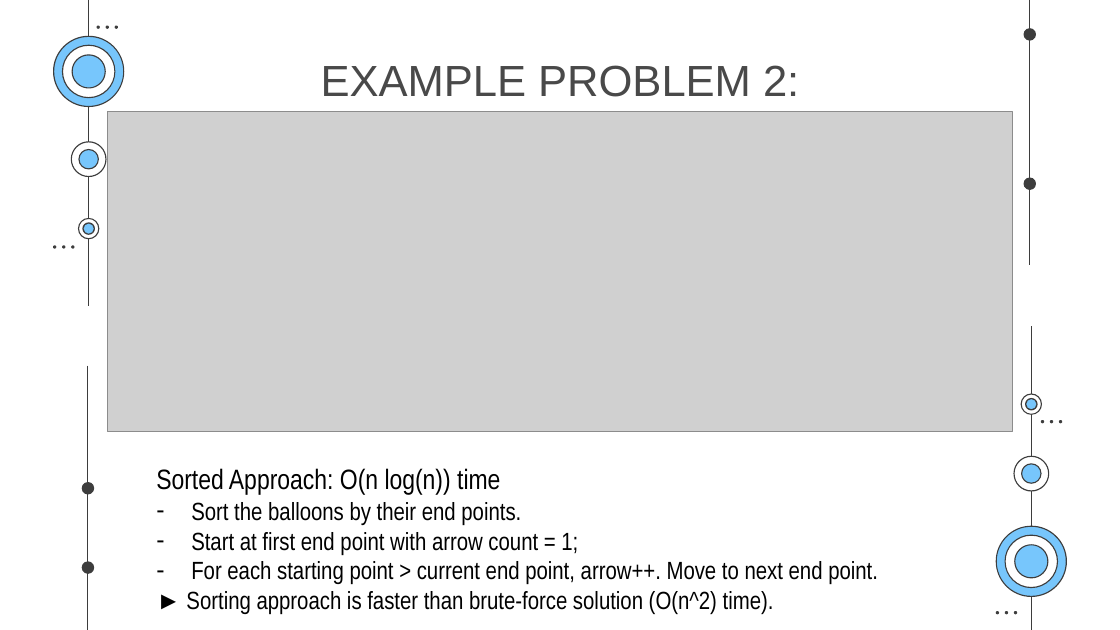
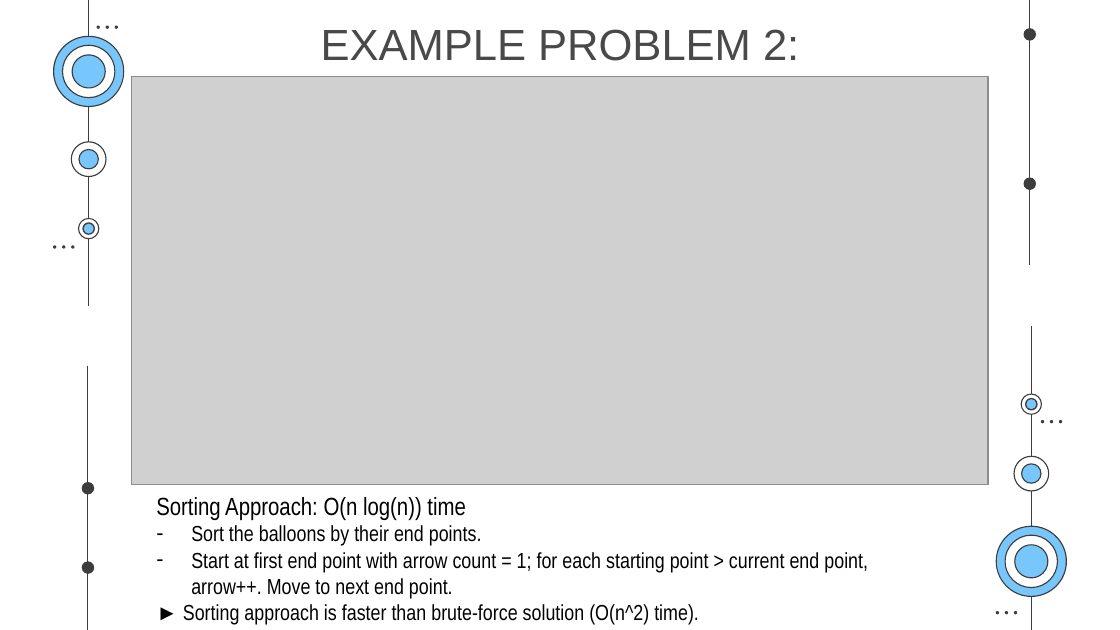
Before and after one commit to pnmq1103/cs163-seminar, a slide deck: slide 119 of presentation.pptx. Drawn at 1120x630 pixels with LibreOffice and Linux fonts; fonts in the diff are those of the drawing; grey boxes stand for pictures. Boxes give left, top, right and bottom in pixels: in the first picture for what was removed or moved away, otherwise in the second. Text is boxed around its words. In the diff, an @@ line names an element or a change of style, - is before the commit and + after.

Commit message:
updated presentation

```diff
--- a/presentation.pptx
+++ b/presentation.pptx
@@ title "EXAMPLE PROBLEM 2: LEETCODE NO.452": place and size @@
-title "EXAMPLE PROBLEM 2: LEETCODE NO.452" at box(321, 65, 799, 158)
+title "EXAMPLE PROBLEM 2: LEETCODE NO.452" at box(321, 29, 799, 123)
@@ picture: place and size @@
-picture at box(108, 112, 1012, 432)
+picture at box(132, 76, 988, 485)
@@ text "Sorting Approach: O(n log(n)) time": place and size @@
-text "Sorting Approach: O(n log(n)) time" at box(156, 468, 878, 614)
+text "Sorting Approach: O(n log(n)) time" at box(156, 497, 868, 625)
@@ text at box(156, 497, 465, 520): text changed; size 18 to 16 pt @@
-Sorted Approach: O(n log(n)) time
+Sorting Approach: O(n log(n)) time
@@ text at box(183, 525, 699, 625): size 16 to 14 pt in "Sort the balloons by their end points.", "► Sorting approach is faster than brute-force ..." @@
@@ text at box(191, 552, 868, 599): text changed; size 16 to 14 pt @@
-– Start at first end point with arrow count = 1;
-– For each starting point > current end point, arrow++. Move to next end point.
+– Start at first end point with arrow count = 1; for each starting point > current end point, arrow++. Move to next end point.
```
Also in this commit, not shown: 5 other slides changed, 2 slides added.
